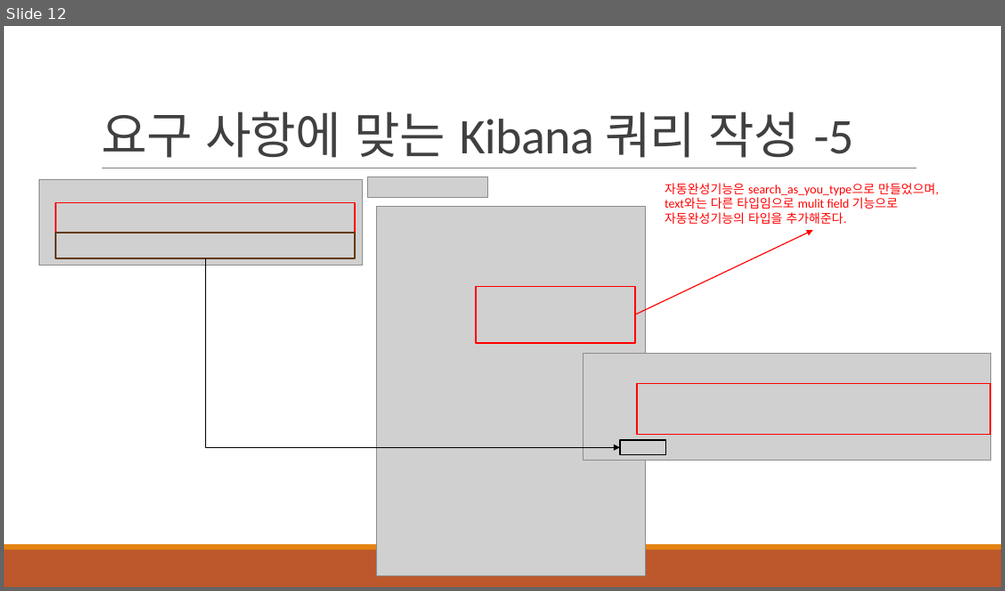
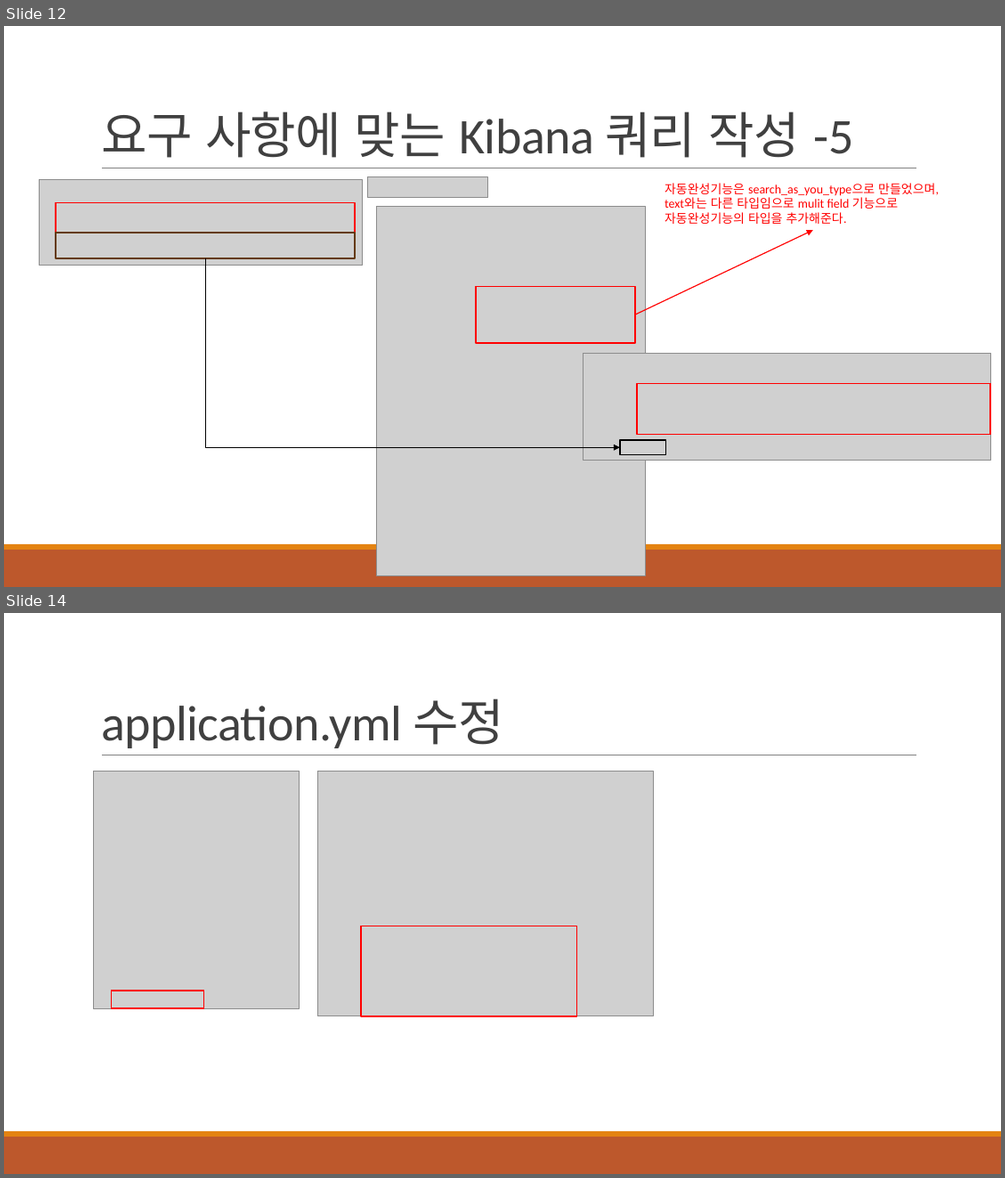
Before and after one commit to khb3025/study-elasticsearch, a slide deck: ppt/7.SpringBoot - ElasticSearch 도입.pptx. Shown one above the other, each under a label of ours: slide 12 before the commit, slides 12 and 14 after it; the slides between them are not shown. The pictures are 1005x591 and 1005x1178 pixels, drawn with LibreOffice and Linux fonts; fonts in the diff are those of the drawing; grey boxes stand for pictures. Boxes give left, top, right and bottom in pixels: in the first picture for what was removed or moved away, otherwise in the second. Text is boxed around its words. In the diff, an @@ line names an element or a change of style, - is before the commit and + after.

```diff
--- a/ppt/7.SpringBoot - ElasticSearch 도입.pptx
+++ b/ppt/7.SpringBoot - ElasticSearch 도입.pptx
@@ slide 14 added at [4, 613, 1001, 1174], background #FFFFFF; not listed: 3 template elements that a slide beside it also shows @@
@@ title added at [101, 698, 503, 748], 48 pt, text #404040 @@
+application.yml 수정
@@ picture added at [94, 771, 299, 1008] @@
@@ picture added at [317, 771, 653, 1016] @@
@@ rectangle added at [361, 925, 577, 1016], outline #FF0000 1.25 pt @@
@@ rectangle added at [112, 990, 204, 1008], outline #FF0000 1.25 pt @@
```
Also in this commit, not shown: 7 other slides added, 6 other files.
